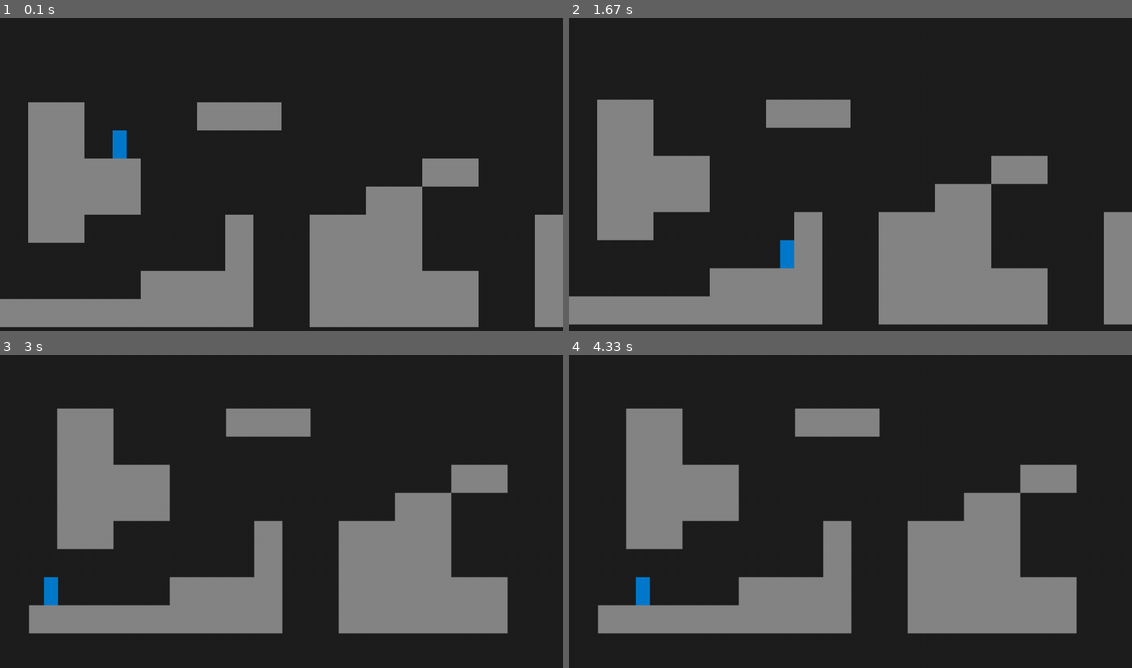
Above: before the commit, frames 1-4 (two rows, left to right).
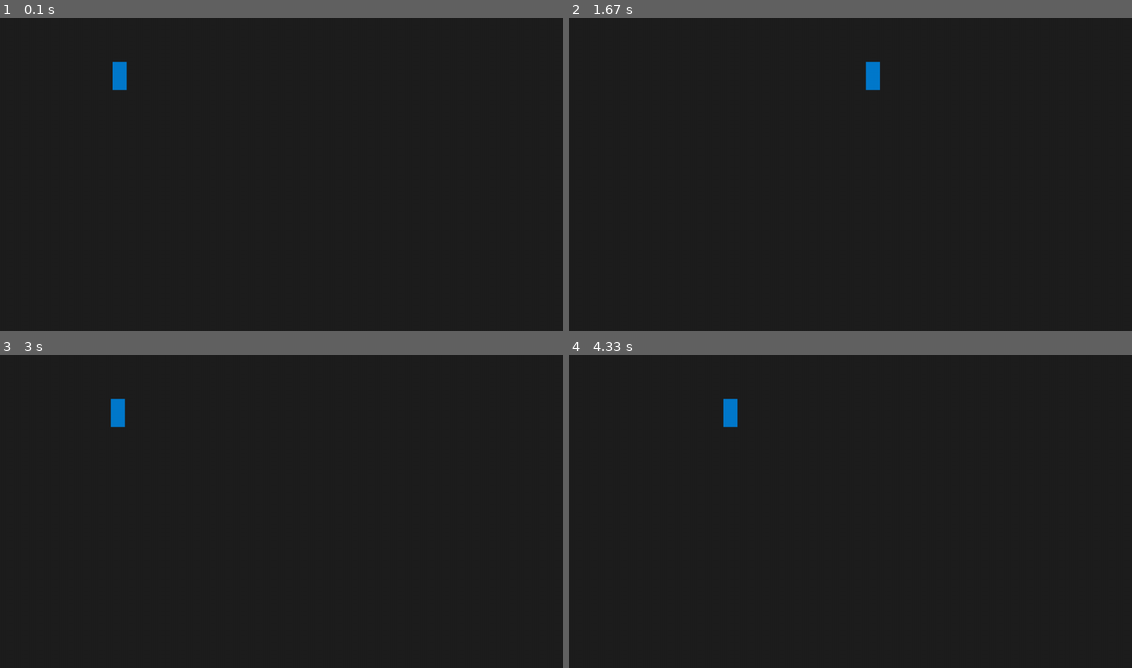
Above: after the commit, the same moments.

Repository: 2nPlusOne/pygame-platformer
Game: pygame game, started from main.py
Two runs of this game, one before a commit and one after it. Both use one fixed random seed, a clock stepped at 60 frames per second and the inputs below.
Inputs:
- Up to frame 1 (0.1 s): no input
- Up to frame 2 (1.67 s): hold Right 0.33-0.8 s; hold Up 0.83-1.13 s; hold Right 1.17-1.63 s
- Up to frame 3 (3 s): hold Left 1.67-2.2 s; hold Left 2.23-2.63 s; hold Up from 2.67 s (still down)
- Up to frame 4 (4.33 s): release Up at 3.03 s; hold Right 3.07-3.7 s; hold Left 3.73-4.2 s; hold Right from 4.23 s (still down)

The runs differ from the first frame. In frame 1, 27% of the frame differs, in the area x 0-100%, y 13-99%; in frame 2, 28%; in frame 3, 26%; in frame 4, 26%.

Commit message:
renamed player_better_jump.py to player.py

Diff:
--- a/player.py
+++ b/player.py
@@ -22,6 +22,11 @@
         self.was_grounded = False
         self.is_jumping = False
         self.jump_pressed = False
+        self.gravity = GRAVITY
+        self.jump_velocity = (2 * MAX_JUMP_HEIGHT) / TIME_TO_JUMP_APEX
+        self.jump_gravity = (-2 * MAX_JUMP_HEIGHT) / (TIME_TO_JUMP_APEX ** 2)
+        self.jump_gravity_scale = self.jump_gravity * GRAVITY
+        self.fall_gravity_scale = self.jump_gravity_scale * FALL_GRAVITY_MULTIPLIER
 
         # Time
         self.air_timer = 0
@@ -52,13 +57,14 @@
         """Conditionally applies jumping force to the player."""
         can_jump = self.jumps_remaining > 0 and (self.is_grounded or self.is_jumping or self.air_timer < COYOTE_TIME)
         if not can_jump: return
+        self.gravity = self.jump_gravity_scale
         self.is_jumping = True
-        self.velocity.y = -JUMP_FORCE
+        self.velocity.y = -self.jump_velocity
         self.jumps_remaining -= 1
 
     def move_player(self):
         """Move the player and apply collisions."""
-        self.velocity.y += GRAVITY
+        self.velocity.y += self.gravity
         target_velocity = pygame.math.Vector2(self.direction_x * self.speed, self.velocity.y)
         self.velocity = utils.vector2_smooth_damp(self.velocity, target_velocity, SMOOTH_TIME, self.delta_time)
         self.velocity.x = 0 if abs(self.velocity.x) < 2*SMOOTH_TIME else self.velocity.x
@@ -86,6 +92,10 @@
             elif abs(self.rect.top - sprite.rect.bottom) < COLLISION_TOLERANCE and self.velocity.y < 0:
                 self.rect.top = sprite.rect.bottom
             self.velocity.y = 0
+
+        if (not self.is_grounded and (not self.jump_pressed or self.velocity.y < 0)):
+            self.gravity = self.fall_gravity_scale
+
 
     def set_grounded(self):
         """Moves the player down 1 pixel and checks for a collision."""
--- a/player_better_jump.py
+++ /dev/null
@@ -1,135 +0,0 @@
-import pygame
-from settings import *
-import utils
-
-
-class Player(pygame.sprite.Sprite):
-    def __init__(self, pos, groups, collision_sprites):
-        super().__init__(groups)
-        self.image = pygame.Surface((TILE_SIZE / 2, TILE_SIZE))
-        self.image.fill(PLAYER_COLOR)
-        self.rect = self.image.get_rect(topleft=pos)
-        self.collision_sprites = collision_sprites
-
-        # Player movement
-        self.direction_x = 0 # -1 = left, 1 = right, 0 = none
-        self.velocity = pygame.math.Vector2()
-        self.speed = MAX_PLAYER_SPEED
-
-        # Jumping
-        self.jumps_remaining = MAX_JUMPS
-        self.is_grounded = False
-        self.was_grounded = False
-        self.is_jumping = False
-        self.jump_pressed = False
-        self.gravity = GRAVITY
-        self.jump_velocity = (2 * MAX_JUMP_HEIGHT) / TIME_TO_JUMP_APEX
-        self.jump_gravity = (-2 * MAX_JUMP_HEIGHT) / (TIME_TO_JUMP_APEX ** 2)
-        self.jump_gravity_scale = self.jump_gravity * GRAVITY
-        self.fall_gravity_scale = self.jump_gravity_scale * FALL_GRAVITY_MULTIPLIER
-
-        # Time
-        self.air_timer = 0
-        self.last_frame_ticks = 0 # Not used if using estimated delta_time (1/FPS)
-        self.delta_time = 1 / FPS
-
-    def process_input(self, events):
-        """Process input events. This method is called by Level, which passes in the events from the main game loop."""
-        for event in events:
-            if event.type == pygame.KEYDOWN:
-                if event.key == pygame.K_LEFT:
-                    self.direction_x = -1
-                if event.key == pygame.K_RIGHT:
-                    self.direction_x = 1
-                if event.key == pygame.K_UP:
-                    self.jump_pressed = True
-                    self.try_jump()
-
-            if event.type == pygame.KEYUP:
-                if event.key == pygame.K_LEFT and self.direction_x < 0:
-                    self.direction_x = 0
-                if event.key == pygame.K_RIGHT and self.direction_x > 0:
-                    self.direction_x = 0
-                if event.key == pygame.K_UP:
-                    self.jump_pressed = False
-
-    def try_jump(self):
-        """Conditionally applies jumping force to the player."""
-        can_jump = self.jumps_remaining > 0 and (self.is_grounded or self.is_jumping or self.air_timer < COYOTE_TIME)
-        if not can_jump: return
-        self.gravity = self.jump_gravity_scale
-        self.is_jumping = True
-        self.velocity.y = -self.jump_velocity
-        self.jumps_remaining -= 1
-
-    def move_player(self):
-        """Move the player and apply collisions."""
-        self.velocity.y += self.gravity
-        target_velocity = pygame.math.Vector2(self.direction_x * self.speed, self.velocity.y)
-        self.velocity = utils.vector2_smooth_damp(self.velocity, target_velocity, SMOOTH_TIME, self.delta_time)
-        self.velocity.x = 0 if abs(self.velocity.x) < 2*SMOOTH_TIME else self.velocity.x
-
-        # Horizontal movement and collisions
-        self.rect.x += self.velocity.x
-        for sprite in self.collision_sprites.sprites():
-            if not sprite.rect.colliderect(self.rect): continue
-            # Right collision
-            elif abs(self.rect.right - sprite.rect.left) < COLLISION_TOLERANCE and self.velocity.x > 0:
-                self.rect.right = sprite.rect.left
-            # Left collision
-            elif abs(self.rect.left - sprite.rect.right) < COLLISION_TOLERANCE and self.velocity.x < 0:
-                self.rect.left = sprite.rect.right
-            self.velocity.x = 0
-
-        # Vertical movement and collisions
-        self.rect.y += self.velocity.y
-        for sprite in self.collision_sprites.sprites():
-            if not sprite.rect.colliderect(self.rect): continue
-            # Bottom collision
-            elif abs(self.rect.bottom - sprite.rect.top) < COLLISION_TOLERANCE and self.velocity.y > 0:
-                self.rect.bottom = sprite.rect.top
-            # Top collision
-            elif abs(self.rect.top - sprite.rect.bottom) < COLLISION_TOLERANCE and self.velocity.y < 0:
-                self.rect.top = sprite.rect.bottom
-            self.velocity.y = 0
-
-        if (not self.is_grounded and (not self.jump_pressed or self.velocity.y < 0)):
-            self.gravity = self.fall_gravity_scale
-
-
-    def set_grounded(self):
-        """Moves the player down 1 pixel and checks for a collision."""
-        self.rect.y += 1
-        for sprite in self.collision_sprites.sprites():
-            if sprite.rect.colliderect(self.rect):
-                if not abs(self.rect.bottom - sprite.rect.top) < COLLISION_TOLERANCE: continue
-                self.is_grounded = True
-                self.was_grounded = True
-                self.is_jumping = False
-                self.jumps_remaining = MAX_JUMPS
-                break
-            else:
-                self.is_grounded = False
-                if self.was_grounded and not self.is_grounded:
-                    self.air_time_start = pygame.time.get_ticks()
-                    self.was_grounded = False
-        self.rect.y -= 1
-
-    def handle_air_timer(self):
-        """Resets air timer if grounded, otherwise adds the delta time."""
-        self.air_timer = 0 if self.is_grounded else round(self.air_timer + self.delta_time, 2)
-
-    def update_real_delta_time(self):
-        """Update the delta time."""
-        self.delta_time = (pygame.time.get_ticks() - self.last_frame_ticks) / 1000
-        self.last_frame_ticks = pygame.time.get_ticks()
-
-    def update(self):
-        """Update the player."""
-        self.move_player()
-        self.set_grounded()
-        self.handle_air_timer()
-
-        #print(f"grounded: {self.is_grounded}")
-        print(f"air_timer: {self.air_timer}")
-        #print(f"velocity: {self.velocity}")
